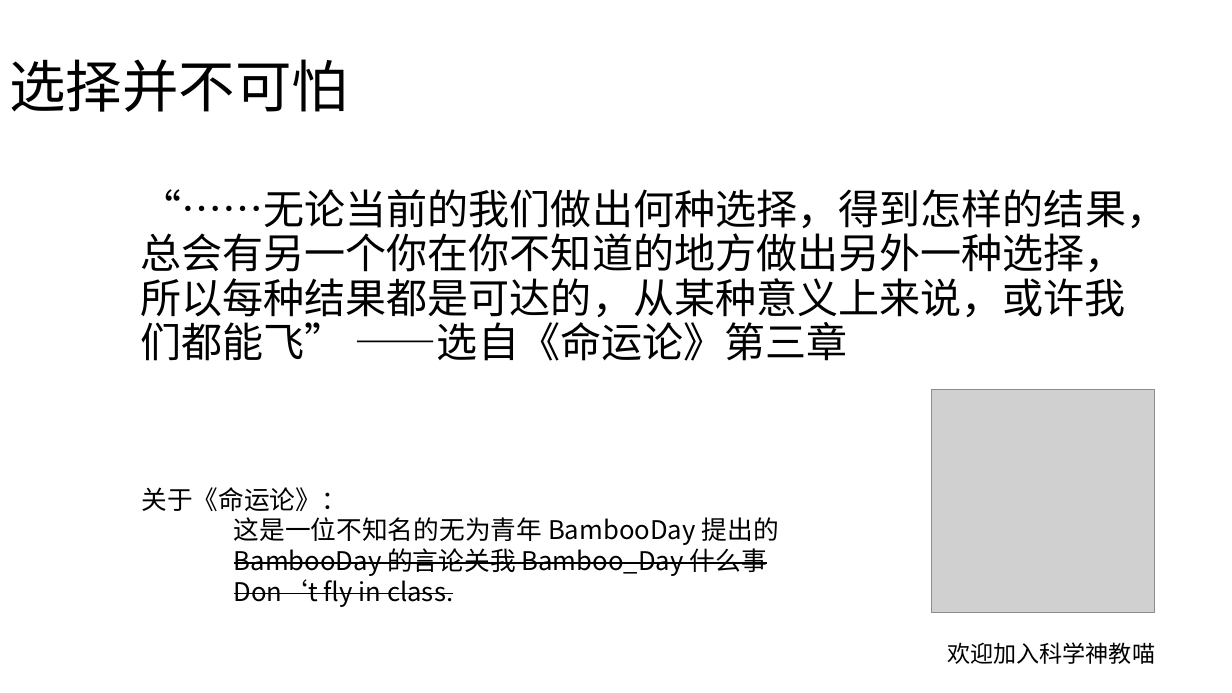
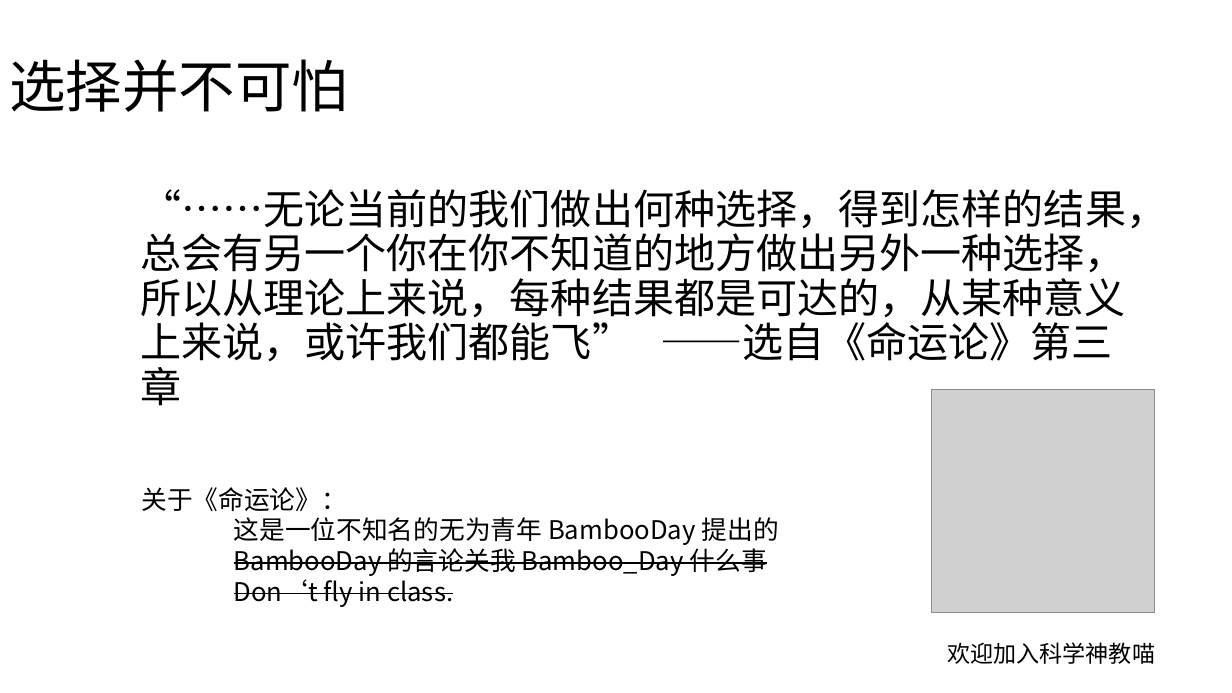
Before and after one commit to BambooDay/OI, a slide deck: slide 2 of 激情演讲.pptx. Drawn at 1232x693 pixels with LibreOffice and Linux fonts; fonts in the diff are those of the drawing; grey boxes stand for pictures. Boxes give left, top, right and bottom in pixels: in the first picture for what was removed or moved away, otherwise in the second. Text is boxed around its words. In the diff, an @@ line names an element or a change of style, - is before the commit and + after.

```diff
--- a/激情演讲.pptx
+++ b/激情演讲.pptx
@@ text at (140, 189, 1167, 406): text changed @@
-  “……无论当前的我们做出何种选择，得到怎样的结果，总会有另一个你在你不知道的地方做出另外一种选择，所以每种结果都是可达的，从某种意义上来说，或许我们都能飞” ——选自《命运论》第三章
+  “……无论当前的我们做出何种选择，得到怎样的结果，总会有另一个你在你不知道的地方做出另外一种选择，所以从理论上来说，每种结果都是可达的，从某种意义上来说，或许我们都能飞” ——选自《命运论》第三章
```
Also in this commit, not shown: 1 other slide changed, 5 slides added.
